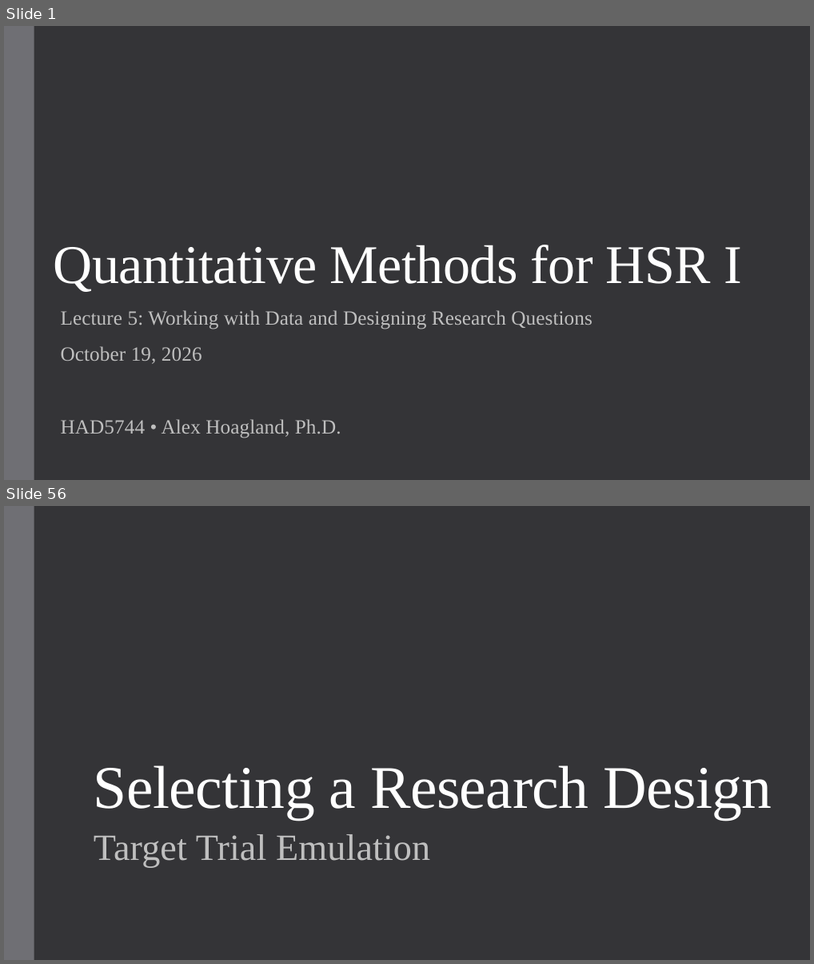
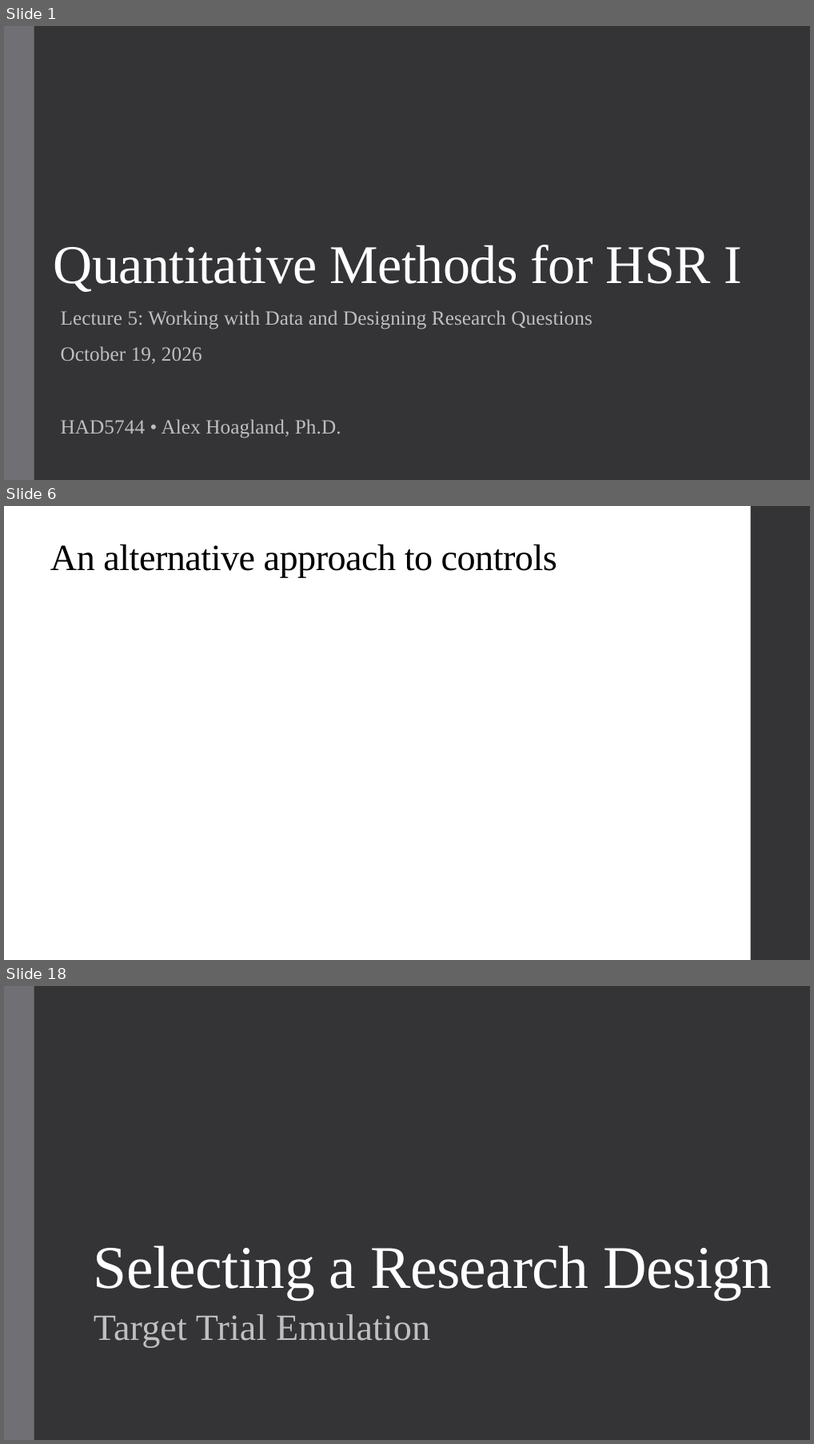
Before and after one commit to alex-hoagland/HAD5744, a slide deck: Lecture05_DataCleaning/Lecture5_DataCleaning-ResearchDesign.pptx. Shown one above the other, each under a label of ours: slides 1 and 56 before the commit, slides 1, 6 and 18 after it; the slides between them are not shown. The pictures are 814x964 and 814x1444 pixels, drawn with LibreOffice and Linux fonts; fonts in the diff are those of the drawing; grey boxes stand for pictures. Boxes give left, top, right and bottom in pixels: in the first picture for what was removed or moved away, otherwise in the second. Text is boxed around its words. In the diff, an @@ line names an element or a change of style, - is before the commit and + after.

```diff
--- a/Lecture05_DataCleaning/Lecture5_DataCleaning-ResearchDesign.pptx
+++ b/Lecture05_DataCleaning/Lecture5_DataCleaning-ResearchDesign.pptx
@@ slide 6 added at [4, 506, 810, 960], background #FFFFFF @@
@@ rectangle added at [751, 506, 810, 960], fill #353537 @@
@@ title added at [50, 544, 558, 578], 44 pt, text #000000 @@
+An alternative approach to controls
@@ what was slide 56 is now slide 18 @@
```
Also in this commit, not shown: 4 slides changed, 15 other slides added.
